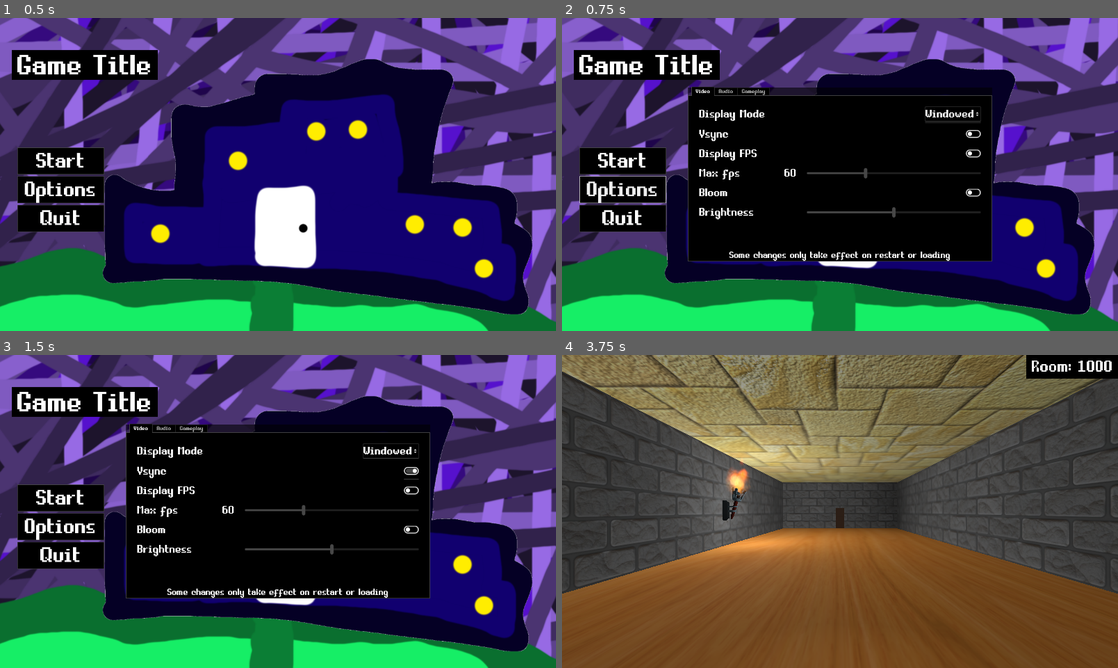
Above: before the commit, frames 1-4 (two rows, left to right).
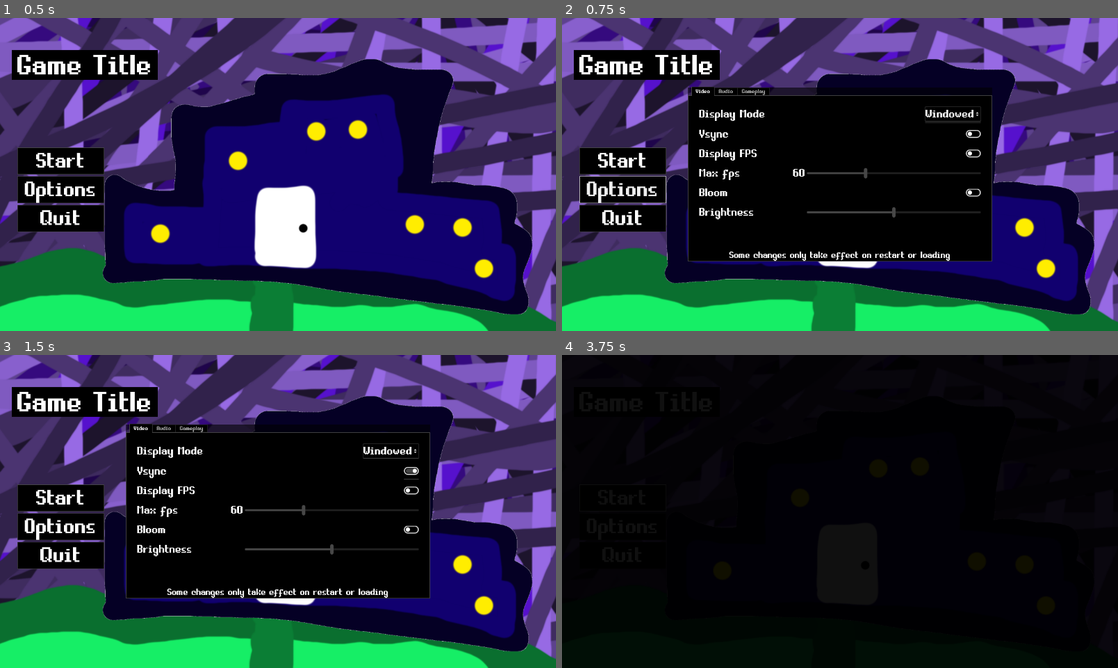
Above: after the commit, the same moments.

Repository: Yeti-Owner/1000-Rooms
Game: Godot game, scene res://scenes/StartMenu.tscn
Two runs of this game, one before a commit and one after it. Both use one fixed random seed, a clock stepped at 60 frames per second and the inputs below.
Inputs (mouse positions are in pixels of both pictures, inside the frame that each line leads up to):
- Up to frame 1 (0.5 s): no input
- Up to frame 2 (0.75 s): click "Options" at 0.5 s
- Up to frame 3 (1.5 s): click (411, 470) at 1.25 s
- Up to frame 4 (3.75 s): click (973, 530) at 2 s; click "Start" at 2.75 s; click (623, 498) at 3.5 s, where only the run after the commit has a clickable "Start"

Frame 1 is identical in both runs. In frame 2, less than 0.1% of the frame differs, in the area x 40-44%, y 48-51%; in frame 3, less than 0.1%; in frame 4, 99%, in the area x 0-100%, y 0-100%.

Commit message:
Major updates to settings menu + scene transition
Scene transition of a fader + unfader is added. Settings menu values are all set up and saved inside singleton and stay at correct value as scene changes

Diff:
--- /dev/null
+++ b/scenes/Fader.tscn
@@ -0,0 +1,50 @@
+[gd_scene load_steps=5 format=2]
+
+[ext_resource path="res://scripts/Fader.gd" type="Script" id=1]
+
+[sub_resource type="Animation" id=2]
+length = 0.001
+
+[sub_resource type="Animation" id=1]
+resource_name = "fade_in"
+tracks/0/type = "value"
+tracks/0/path = NodePath(".:color")
+tracks/0/interp = 2
+tracks/0/loop_wrap = true
+tracks/0/imported = false
+tracks/0/enabled = true
+tracks/0/keys = {
+"times": PoolRealArray( 0, 1 ),
+"transitions": PoolRealArray( 1, 1 ),
+"update": 0,
+"values": [ Color( 0, 0, 0, 1 ), Color( 0, 0, 0, 0 ) ]
+}
+
+[sub_resource type="Animation" id=3]
+resource_name = "fade_out"
+tracks/0/type = "value"
+tracks/0/path = NodePath(".:color")
+tracks/0/interp = 2
+tracks/0/loop_wrap = true
+tracks/0/imported = false
+tracks/0/enabled = true
+tracks/0/keys = {
+"times": PoolRealArray( 0, 1 ),
+"transitions": PoolRealArray( 1, 1 ),
+"update": 0,
+"values": [ Color( 0, 0, 0, 0 ), Color( 0, 0, 0, 1 ) ]
+}
+
+[node name="Fader" type="ColorRect"]
+anchor_right = 1.0
+anchor_bottom = 1.0
+color = Color( 0, 0, 0, 0 )
+script = ExtResource( 1 )
+__meta__ = {
+"_edit_use_anchors_": false
+}
+
+[node name="AnimationPlayer" type="AnimationPlayer" parent="."]
+anims/RESET = SubResource( 2 )
+anims/fade_in = SubResource( 1 )
+anims/fade_out = SubResource( 3 )
--- a/scenes/StartMenu.tscn
+++ b/scenes/StartMenu.tscn
@@ -1,10 +1,11 @@
-[gd_scene load_steps=8 format=2]
+[gd_scene load_steps=9 format=2]
 
 [ext_resource path="res://assets/textures/bg/Bg.png" type="Texture" id=1]
 [ext_resource path="res://assets/theme/MinimalUI/EquipmentPro.ttf" type="DynamicFontData" id=2]
 [ext_resource path="res://assets/theme/MinimalUI/MinimalUI.tres" type="Theme" id=3]
 [ext_resource path="res://scripts/StartMenu.gd" type="Script" id=4]
 [ext_resource path="res://scenes/UI/SettingsMenu.tscn" type="PackedScene" id=5]
+[ext_resource path="res://scenes/Fader.tscn" type="PackedScene" id=6]
 
 [sub_resource type="DynamicFont" id=1]
 size = 80
@@ -22,7 +23,10 @@
 "_edit_use_anchors_": false
 }
 
-[node name="bg" type="TextureRect" parent="."]
+[node name="Fader" parent="." instance=ExtResource( 6 )]
+
+[node name="bg" type="TextureRect" parent="Fader"]
+show_behind_parent = true
 anchor_right = 1.0
 anchor_bottom = 1.0
 size_flags_horizontal = 3
@@ -34,7 +38,8 @@
 "_edit_use_anchors_": false
 }
 
-[node name="ColorRect" type="ColorRect" parent="."]
+[node name="ColorRect" type="ColorRect" parent="Fader"]
+show_behind_parent = true
 margin_left = 27.0
 margin_top = 74.0
 margin_right = 363.0
@@ -44,7 +49,8 @@
 "_edit_use_anchors_": false
 }
 
-[node name="MarginContainer" type="MarginContainer" parent="."]
+[node name="MarginContainer" type="MarginContainer" parent="Fader"]
+show_behind_parent = true
 anchor_right = 1.0
 anchor_bottom = 1.0
 theme = ExtResource( 3 )
@@ -54,26 +60,26 @@
 "_edit_use_anchors_": false
 }
 
-[node name="VBoxContainer" type="VBoxContainer" parent="MarginContainer"]
+[node name="VBoxContainer" type="VBoxContainer" parent="Fader/MarginContainer"]
 margin_left = 40.0
 margin_top = 70.0
 margin_right = 1280.0
 margin_bottom = 720.0
 
-[node name="Title" type="Label" parent="MarginContainer/VBoxContainer"]
+[node name="Title" type="Label" parent="Fader/MarginContainer/VBoxContainer"]
 margin_right = 1240.0
 margin_bottom = 80.0
 rect_min_size = Vector2( 200, 0 )
 custom_fonts/font = SubResource( 1 )
 text = "Game Title"
 
-[node name="MarginContainer" type="MarginContainer" parent="MarginContainer/VBoxContainer"]
+[node name="MarginContainer" type="MarginContainer" parent="Fader/MarginContainer/VBoxContainer"]
 margin_top = 84.0
 margin_right = 1240.0
 margin_bottom = 224.0
 custom_constants/margin_top = 140
 
-[node name="StartBtn" type="Button" parent="MarginContainer/VBoxContainer"]
+[node name="StartBtn" type="Button" parent="Fader/MarginContainer/VBoxContainer"]
 margin_top = 228.0
 margin_right = 200.0
 margin_bottom = 290.0
@@ -82,7 +88,7 @@
 custom_fonts/font = SubResource( 2 )
 text = "Start"
 
-[node name="OptionsBtn" type="Button" parent="MarginContainer/VBoxContainer"]
+[node name="OptionsBtn" type="Button" parent="Fader/MarginContainer/VBoxContainer"]
 margin_top = 294.0
 margin_right = 200.0
 margin_bottom = 356.0
@@ -91,7 +97,7 @@
 custom_fonts/font = SubResource( 2 )
 text = "Options"
 
-[node name="QuitBtn" type="Button" parent="MarginContainer/VBoxContainer"]
+[node name="QuitBtn" type="Button" parent="Fader/MarginContainer/VBoxContainer"]
 margin_top = 360.0
 margin_right = 200.0
 margin_bottom = 422.0
@@ -100,8 +106,9 @@
 custom_fonts/font = SubResource( 2 )
 text = "Quit"
 
-[node name="SettingsMenu" parent="." instance=ExtResource( 5 )]
+[node name="SettingsMenu" parent="Fader" instance=ExtResource( 5 )]
+show_behind_parent = true
 
-[connection signal="pressed" from="MarginContainer/VBoxContainer/StartBtn" to="." method="_on_StartBtn_pressed"]
-[connection signal="pressed" from="MarginContainer/VBoxContainer/OptionsBtn" to="." method="_on_OptionsBtn_pressed"]
-[connection signal="pressed" from="MarginContainer/VBoxContainer/QuitBtn" to="." method="_on_QuitBtn_pressed"]
+[connection signal="pressed" from="Fader/MarginContainer/VBoxContainer/StartBtn" to="." method="_on_StartBtn_pressed"]
+[connection signal="pressed" from="Fader/MarginContainer/VBoxContainer/OptionsBtn" to="." method="_on_OptionsBtn_pressed"]
+[connection signal="pressed" from="Fader/MarginContainer/VBoxContainer/QuitBtn" to="." method="_on_QuitBtn_pressed"]
--- a/scenes/UI/SettingsMenu.gd
+++ b/scenes/UI/SettingsMenu.gd
@@ -1,10 +1,17 @@
 extends Popup
-var VsyncEnabled = 0
 
 # Below is Video tab
-# code not made: ShowFps, Bloom, Brightness
+# code not made: Bloom, Brightness
 func _ready():
+	$SettingsTabs/Video/MarginContainer/VideoSettings/HBoxContainer/MaxFpsValue.set_text(str(Settingsholder.FrameRate))
+	$SettingsTabs/Video/MarginContainer/VideoSettings/HBoxContainer/MaxFpsSlider.set_value(Settingsholder.FrameRate)
 	Engine.set_target_fps(int(Settingsholder.FrameRate))
+	$SettingsTabs/Video/MarginContainer/VideoSettings/VsyncCheckBtn.set_pressed_no_signal(Settingsholder.VsyncEnabled)
+	$SettingsTabs/Video/MarginContainer/VideoSettings/ShowFpsCheckBtn.set_pressed_no_signal(Settingsholder.ShowFps)
+	$SettingsTabs/Gameplay/MarginContainer/GameplaySettings/HBoxContainer/FovVal.set_text(str(Settingsholder.PlayerFOV))
+	$SettingsTabs/Gameplay/MarginContainer/GameplaySettings/HBoxContainer/FovSlider.set_value(Settingsholder.PlayerFOV)
+	$SettingsTabs/Gameplay/MarginContainer/GameplaySettings/HBoxContainer2/MouseSensitivityVal.set_text(str(Settingsholder.MouseSensitivity))
+	$SettingsTabs/Gameplay/MarginContainer/GameplaySettings/HBoxContainer2/MouseSensitivitySlider.set_value(Settingsholder.MouseSensitivity)
 
 # Windowed/Fullscreen option
 func _on_DisplayOptionBtn_item_selected(FullScreenIndex):
@@ -16,8 +23,8 @@
 
 # Vsync
 func _on_VsyncCheckBtn_pressed():
-	VsyncEnabled = !VsyncEnabled
-	OS.set_use_vsync(VsyncEnabled)
+	Settingsholder.VsyncEnabled = !Settingsholder.VsyncEnabled
+	OS.set_use_vsync(Settingsholder.VsyncEnabled)
 
 # Max Fps
 func _on_MaxFpsSlider_value_changed(MaxFps):
@@ -45,10 +52,9 @@
 
 # Fov
 func _on_FovSlider_value_changed(CurrentFov):
+	Settingsholder.PlayerFOV = CurrentFov
 	$SettingsTabs/Gameplay/MarginContainer/GameplaySettings/HBoxContainer/FovVal.set_text(str(CurrentFov))
-	Settingsholder.PlayerFOV = CurrentFov
 
 
 func _on_BloomCheckBtn_pressed():
 	Settingsholder.BloomSet = !Settingsholder.BloomSet
-	print(Settingsholder.BloomSet)
--- a/scenes/world.tscn
+++ b/scenes/world.tscn
@@ -8,80 +8,85 @@
 [ext_resource path="res://scenes/objects/WallTorch.tscn" type="PackedScene" id=6]
 [ext_resource path="res://scenes/objects/floors/Floor.tscn" type="PackedScene" id=7]
 [ext_resource path="res://scenes/objects/roofs/Roof.tscn" type="PackedScene" id=8]
+[ext_resource path="res://scenes/Fader.tscn" type="PackedScene" id=9]
+[ext_resource path="res://scripts/load_world.gd" type="Script" id=10]
 
 [node name="world" type="Spatial"]
+script = ExtResource( 10 )
 
-[node name="GUI" parent="." instance=ExtResource( 5 )]
+[node name="Fader" parent="." instance=ExtResource( 9 )]
 
-[node name="walls" type="Spatial" parent="."]
+[node name="GUI" parent="Fader" instance=ExtResource( 5 )]
 
-[node name="Wall" parent="walls" instance=ExtResource( 2 )]
+[node name="walls" type="Spatial" parent="Fader"]
+
+[node name="Wall" parent="Fader/walls" instance=ExtResource( 2 )]
 transform = Transform( 2, 0, 0, 0, 2, 0, 0, 0, 0.01, 3, 2, -5 )
 
-[node name="Wall2" parent="walls" instance=ExtResource( 2 )]
+[node name="Wall2" parent="Fader/walls" instance=ExtResource( 2 )]
 transform = Transform( 2, 0, 0, 0, 2, 0, 0, 0, 0.01, -1, 2, -5 )
 
-[node name="Wall3" parent="walls" instance=ExtResource( 2 )]
+[node name="Wall3" parent="Fader/walls" instance=ExtResource( 2 )]
 transform = Transform( 2, 0, 0, 0, 2, 0, 0, 0, 0.01, -5, 2, -5 )
 
-[node name="Wall4" parent="walls" instance=ExtResource( 2 )]
+[node name="Wall4" parent="Fader/walls" instance=ExtResource( 2 )]
 transform = Transform( 2, 0, 0, 0, 2, 0, 0, 0, 0.01, -9, 2, -5 )
 
-[node name="Wall5" parent="walls" instance=ExtResource( 2 )]
+[node name="Wall5" parent="Fader/walls" instance=ExtResource( 2 )]
 transform = Transform( 2, 0, 0, 0, 2, 0, 0, 0, 0.01, -13, 2, -5 )
 
-[node name="Wall6" parent="walls" instance=ExtResource( 2 )]
+[node name="Wall6" parent="Fader/walls" instance=ExtResource( 2 )]
 transform = Transform( -2, 0, -8.74228e-10, 0, 2, 0, 1.74846e-07, 0, -0.01, -13, 2, 5 )
 
-[node name="Wall7" parent="walls" instance=ExtResource( 2 )]
+[node name="Wall7" parent="Fader/walls" instance=ExtResource( 2 )]
 transform = Transform( -2, 0, -8.74228e-10, 0, 2, 0, 1.74846e-07, 0, -0.01, -9, 2, 5 )
 
-[node name="Wall8" parent="walls" instance=ExtResource( 2 )]
+[node name="Wall8" parent="Fader/walls" instance=ExtResource( 2 )]
 transform = Transform( -2.01, 0, -1.50996e-09, 0, 2, 0, 3.03502e-07, 0, -0.01, -5.00045, 2, 4.99999 )
 
-[node name="Wall9" parent="walls" instance=ExtResource( 2 )]
+[node name="Wall9" parent="Fader/walls" instance=ExtResource( 2 )]
 transform = Transform( -2, 0, -8.74228e-10, 0, 2, 0, 1.74846e-07, 0, -0.01, -1, 2, 5 )
 
-[node name="Wall10" parent="walls" instance=ExtResource( 2 )]
+[node name="Wall10" parent="Fader/walls" instance=ExtResource( 2 )]
 transform = Transform( -2, 0, -8.74228e-10, 0, 2, 0, 1.74846e-07, 0, -0.01, 3, 2, 5 )
 
-[node name="Wall11" parent="walls" instance=ExtResource( 2 )]
+[node name="Wall11" parent="Fader/walls" instance=ExtResource( 2 )]
 transform = Transform( 6.3777e-06, 0, -0.01, 0, 2, 0, 2, 0, 3.18978e-08, 5, 2, 4 )
 
-[node name="Wall12" parent="walls" instance=ExtResource( 2 )]
+[node name="Wall12" parent="Fader/walls" instance=ExtResource( 2 )]
 transform = Transform( 6.3777e-06, 0, -0.01, 0, 2, 0, 2, 0, 3.18978e-08, 5, 2, 0 )
 
-[node name="Wall13" parent="walls" instance=ExtResource( 2 )]
+[node name="Wall13" parent="Fader/walls" instance=ExtResource( 2 )]
 transform = Transform( 6.3777e-06, 0, -0.01, 0, 2, 0, 2, 0, 3.18978e-08, 5, 2, -4 )
 
-[node name="Wall14" parent="walls" instance=ExtResource( 2 )]
+[node name="Wall14" parent="Fader/walls" instance=ExtResource( 2 )]
 transform = Transform( 6.28829e-06, 0, 0.01, 0, 2, 0, -2, 0, 3.1403e-08, -15, 2, -4 )
 
-[node name="Wall15" parent="walls" instance=ExtResource( 2 )]
+[node name="Wall15" parent="Fader/walls" instance=ExtResource( 2 )]
 transform = Transform( 6.28829e-06, 0, 0.01, 0, 2, 0, -2, 0, 3.1403e-08, -15, 2, 0 )
 
-[node name="Wall16" parent="walls" instance=ExtResource( 2 )]
+[node name="Wall16" parent="Fader/walls" instance=ExtResource( 2 )]
 transform = Transform( 6.28829e-06, 0, 0.01, 0, 2, 0, -2, 0, 3.1403e-08, -15, 2, 4 )
 
-[node name="Player" parent="." instance=ExtResource( 3 )]
+[node name="Player" parent="Fader" instance=ExtResource( 3 )]
 transform = Transform( -1.88589e-06, 0, -0.6, 0, 0.6, 0, 0.6, 0, -1.88589e-06, -14.5, 1, 0 )
 
-[node name="Door2" parent="." instance=ExtResource( 4 )]
+[node name="Door2" parent="Fader" instance=ExtResource( 4 )]
 transform = Transform( 0.9, 0, 0, 0, 0.9, 0, 0, 0, 0.9, 5, 0, 0 )
 
-[node name="Door3" parent="." instance=ExtResource( 4 )]
+[node name="Door3" parent="Fader" instance=ExtResource( 4 )]
 transform = Transform( 0.9, 0, 0, 0, 0.9, 0, 0, 0, 0.9, -15, 0, 0 )
 
-[node name="Roof" parent="." instance=ExtResource( 8 )]
+[node name="Roof" parent="Fader" instance=ExtResource( 8 )]
 transform = Transform( -1, 8.74228e-08, 0, -8.74228e-08, -1, 0, 0, 0, 1, 0, 3.999, 0 )
 
-[node name="Roof2" parent="." instance=ExtResource( 8 )]
+[node name="Roof2" parent="Fader" instance=ExtResource( 8 )]
 transform = Transform( -1, 8.74228e-08, 0, -8.74228e-08, -1, 0, 0, 0, 1, -10, 3.999, 0 )
 
-[node name="Floor" parent="." instance=ExtResource( 7 )]
+[node name="Floor" parent="Fader" instance=ExtResource( 7 )]
 transform = Transform( 2, 0, 0, 0, 1, 0, 0, 0, 1, -5, 0, 0 )
 
-[node name="WallTorch" parent="." instance=ExtResource( 6 )]
+[node name="WallTorch" parent="Fader" instance=ExtResource( 6 )]
 transform = Transform( 1, 0, 0, 0, 1, 0, 0, 0, 1, -4.81184, 1.52849, -5.01085 )
 
-[node name="WorldEnvironment" parent="." instance=ExtResource( 1 )]
+[node name="WorldEnvironment" parent="Fader" instance=ExtResource( 1 )]
--- a/scripts/CameraHolder.gd
+++ b/scripts/CameraHolder.gd
@@ -6,7 +6,6 @@
 
 func _ready() -> void:
 	Input.set_mouse_mode(Input.MOUSE_MODE_CAPTURED)
-	$Camera.set_fov(Settingsholder.PlayerFOV)
 
 func _input(event: InputEvent) -> void:
 	mouse_sensitivity = Settingsholder.MouseSensitivity
--- /dev/null
+++ b/scripts/Fader.gd
@@ -0,0 +1,19 @@
+extends ColorRect
+
+onready var AnimPlayer = $AnimationPlayer
+
+signal fade_finished
+
+func _ready():
+	AnimPlayer.connect("animation_finished", self, "on_animation_finished")
+
+
+func _fade_in():
+	AnimPlayer.play("fade_in")
+
+func _fade_out():
+	AnimPlayer.play("fade_out")
+
+
+func on_animation_finished(_name):
+	emit_signal("fade_finished")
--- a/scripts/Player.gd
+++ b/scripts/Player.gd
@@ -36,3 +36,6 @@
 
 	var acc := _vel.linear_interpolate(_dir * walk_speed, acceleration_speed * delta)
 	_vel = move_and_slide(Vector3(acc.x, _vel.y, acc.z), Vector3.UP)
+
+	# Fix FOV
+	$CameraHolder/Camera.set_fov(Settingsholder.PlayerFOV)
--- a/scripts/StartMenu.gd
+++ b/scripts/StartMenu.gd
@@ -1,11 +1,19 @@
 extends Control
 
+onready var fader = $Fader
+
+func _ready():
+	fader.connect("fade_finished", self, "on_fade_finished")
 
 func _on_StartBtn_pressed():
-	var _error = get_tree().change_scene("res://scenes/world.tscn")
+	fader._fade_out()
 
 func _on_OptionsBtn_pressed():
-	$SettingsMenu.popup_centered()
+	$Fader/SettingsMenu.popup_centered()
 
 func _on_QuitBtn_pressed():
 	get_tree().quit()
+
+func on_fade_finished():
+	preload("res://scenes/world.tscn")
+	var _error = get_tree().change_scene("res://scenes/world.tscn")
--- /dev/null
+++ b/scripts/load_world.gd
@@ -0,0 +1,6 @@
+extends Spatial
+
+onready var fader = $Fader
+
+func _ready():
+	fader._fade_in()
--- a/scripts/settingsholder.gd
+++ b/scripts/settingsholder.gd
@@ -5,3 +5,4 @@
 var PlayerFOV = 70
 var FrameRate = 60
 var BloomSet = 0
+var VsyncEnabled = 0
Not shown: 1 places in scenes/world.tscn that only renumber resources
